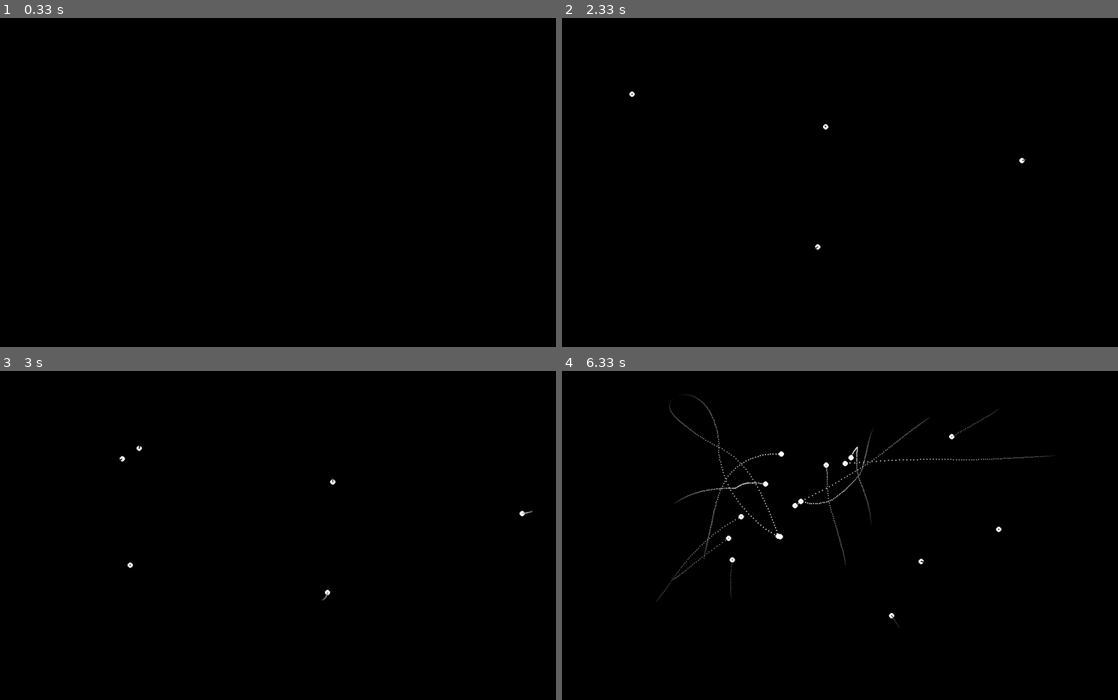
Above: before the commit, frames 1-4 (two rows, left to right).
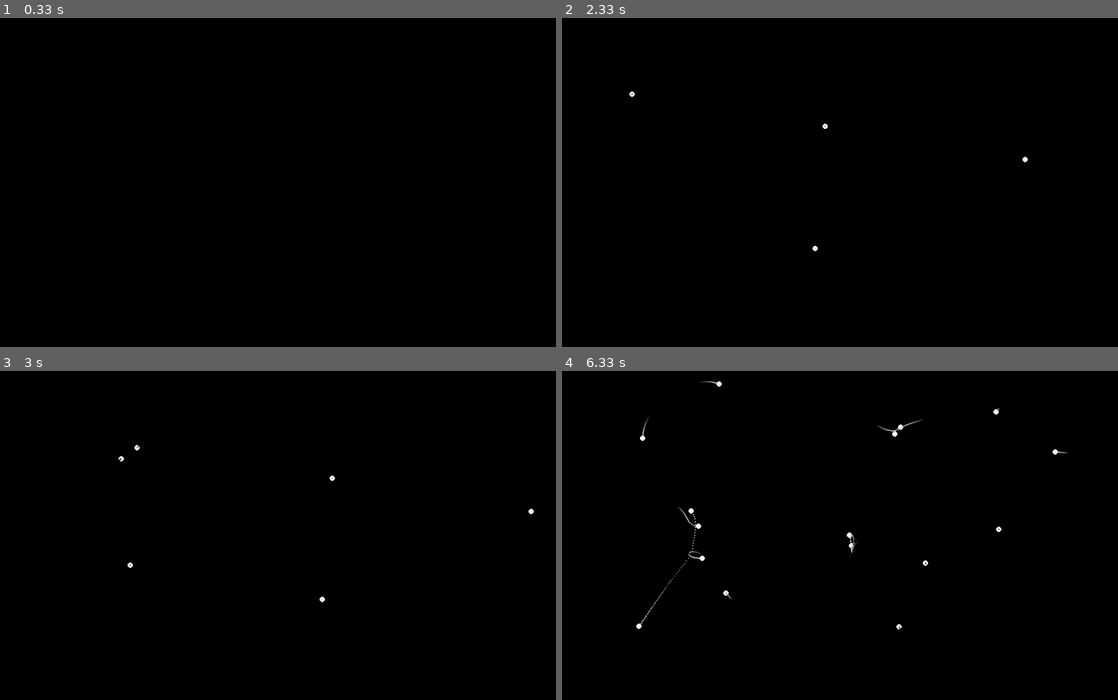
Above: after the commit, the same moments.

Repository: five-over-four/n-body-pygame
Game: pygame game, started from n-body-sim.py
Two runs of this game, one before a commit and one after it. Both use one fixed random seed, a clock stepped at 60 frames per second and the inputs below.
Inputs (mouse positions are in pixels of both pictures, inside the frame that each line leads up to):
- Up to frame 1 (0.33 s): no input
- Up to frame 2 (2.33 s): click (823, 156) at 0.38 s; click (612, 245) at 0.72 s; tap S at 1 s; tap Space at 1.4, 1.7 s; click (728, 80) at 1.88 s; click (567, 73) at 2.22 s
- Up to frame 3 (3 s): click (50, 463) at 2.55 s; click (105, 574) at 2.88 s
- Up to frame 4 (6.33 s): click (723, 621) at 3.22 s; click (962, 459) at 3.55 s; click (862, 614) at 3.88 s; click (667, 640) at 4.22 s; click (701, 604) at 4.55 s; click (1040, 423) at 4.88 s; click (751, 621) at 5.22 s; click (928, 644) at 5.55 s; click (945, 568) at 5.88 s; click (1012, 532) at 6.22 s

Frame 1 is identical in both runs. In frame 2, less than 0.1% of the frame differs, in the area x 44-84%, y 32-71%; in frame 3, 0.1%; in frame 4, 1.4%, in the area x 13-91%, y 2-79%.

Commit message:
momentum problem fixed! 1/r^2 gravity made default. options tweaked.
conservation loss no long occurs at any scale. made real gravity standard, toggle with R to 1/r

Diff:
--- a/n-body-sim.py
+++ b/n-body-sim.py
@@ -23,8 +23,8 @@
         self.load()
         self.softening_constant = 15 # avoids singularities in our gravity modelling.
         self.center = self.resolution[0]/2, self.resolution[1]/2
-        self.gravity_constant = 1 # strength of gravity
-        self.shot_factor = 5 # for some reason, the strength of the shot depends on gravity.
+        self.gravity_constant = 10 # strength of gravity
+        self.shot_factor = 0.4 # for some reason, the strength of the shot depends on gravity.
 
     def load(self):
         if self.config_file:
--- a/settings.json
+++ b/settings.json
@@ -5,7 +5,7 @@
     "resolution": "1280,720",
     "sim_precision": "100",
     "trail_density": "3",
-    "trail_length": "100",
-    "default_mass": "32",
-    "realistic_gravity": "0"
+    "trail_length": "50",
+    "default_mass": "128",
+    "realistic_gravity": "1"
 }
Binary file changed: README.md
